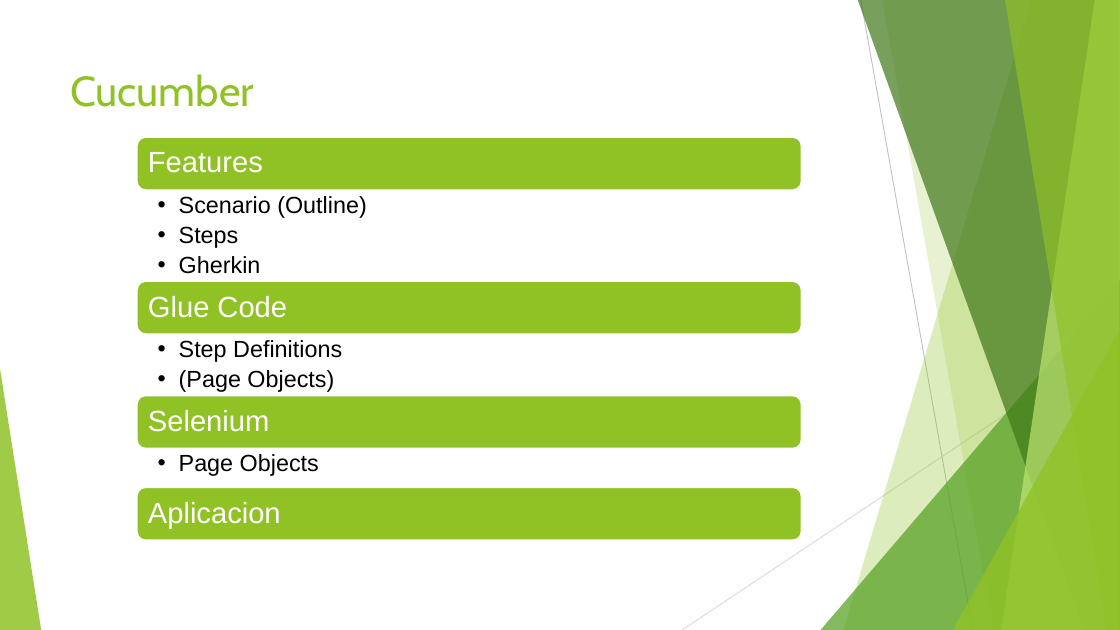
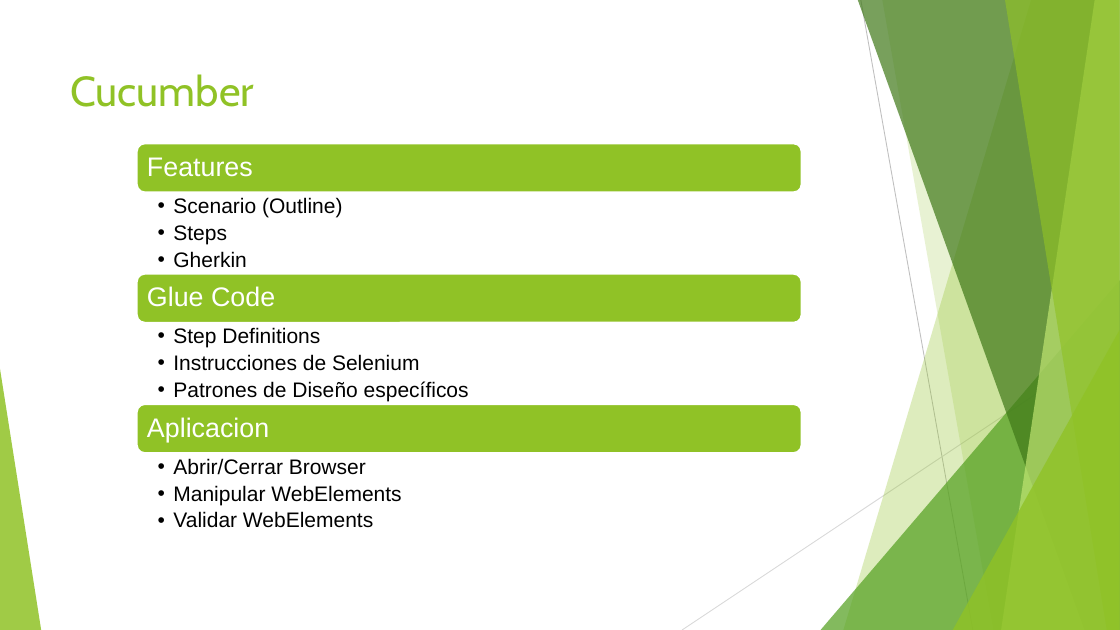
Before and after one commit to jomarnavarro/pepinazo, a slide deck: slide 4 of slides/Selenium Cucumber.pptx. Drawn at 1120x630 pixels with LibreOffice and Linux fonts; fonts in the diff are those of the drawing. Boxes give left, top, right and bottom in pixels: in the first picture for what was removed or moved away, otherwise in the second. Text is boxed around its words. In the diff, an @@ line names an element or a change of style, - is before the commit and + after.

```diff
--- a/slides/Selenium Cucumber.pptx
+++ b/slides/Selenium Cucumber.pptx
@@ rounded rectangle: place and size @@
-rounded rectangle at bbox=[137, 137, 802, 191]
+rounded rectangle at bbox=[137, 143, 802, 192]
@@ text "Scenario (Outline)" at bbox=[173, 197, 342, 268]: size 20 to 18 pt; indent changed @@
@@ rounded rectangle: place and size @@
-rounded rectangle at bbox=[137, 281, 802, 334]
+rounded rectangle at bbox=[137, 274, 802, 323]
@@ text "Glue Code": place and size @@
-text "Glue Code" at bbox=[148, 296, 287, 318]
+text "Glue Code" at bbox=[147, 286, 275, 307]
@@ text "Step Definitions": place and size @@
-text "Step Definitions" at bbox=[179, 340, 342, 392]
+text "Step Definitions" at bbox=[173, 327, 469, 402]
@@ text at bbox=[173, 327, 320, 348]: size 20 to 18 pt in "Step Definitions"; indent changed @@
@@ text at bbox=[173, 354, 469, 402]: text changed; size 20 to 18 pt @@
-  • (Page Objects)
+  • Instrucciones de Selenium
+  • Patrones de Diseño específicos
@@ rounded rectangle: place and size @@
-rounded rectangle at bbox=[137, 395, 802, 449]
+rounded rectangle at bbox=[137, 404, 802, 454]
@@ size 25 to 23 pt in 3 elements at bbox=[147, 157, 253, 177], bbox=[147, 286, 275, 307], bbox=[147, 417, 269, 442] @@
@@ text "Aplicacion": place and size @@
-text "Aplicacion" at bbox=[148, 502, 281, 529]
+text "Aplicacion" at bbox=[147, 417, 269, 442]
@@ text removed at bbox=[148, 410, 269, 432] @@
-Selenium
@@ text added at bbox=[173, 458, 401, 528], 18 pt, text #000000 @@
+  • Abrir/Cerrar Browser
+  • Manipular WebElements
+  • Validar WebElements
@@ text removed at bbox=[179, 454, 319, 476] @@
-  • Page Objects
@@ rounded rectangle removed at bbox=[137, 487, 802, 541] @@
```
Also in this commit, not shown: 3 other slides changed, 2 slides added.
